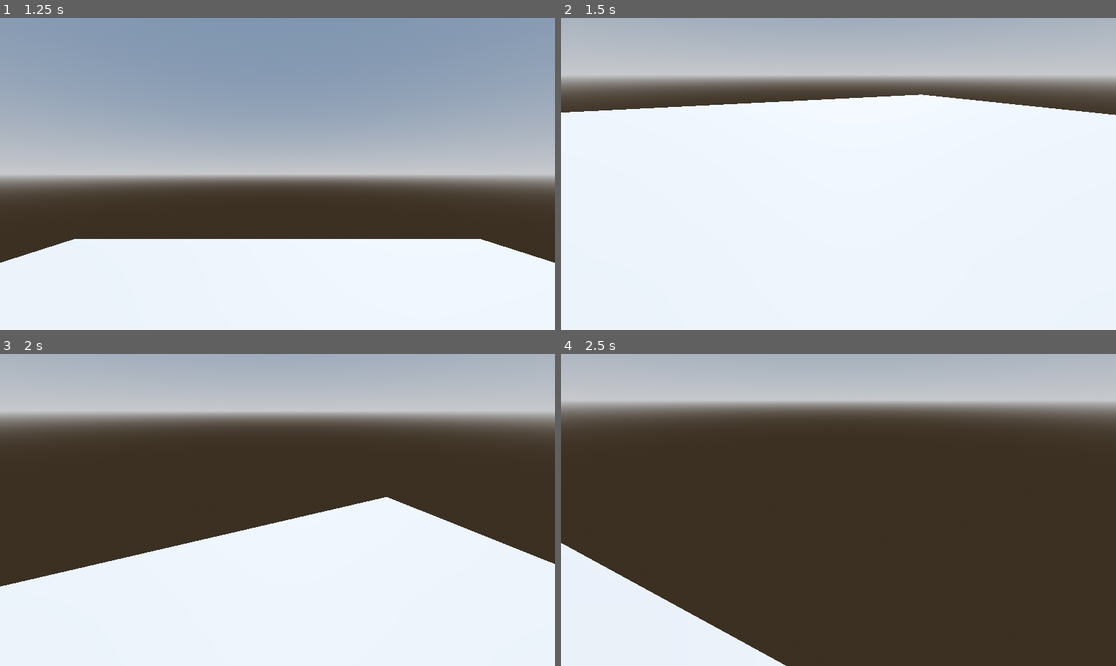
Above: before the commit, frames 1-4 (two rows, left to right).
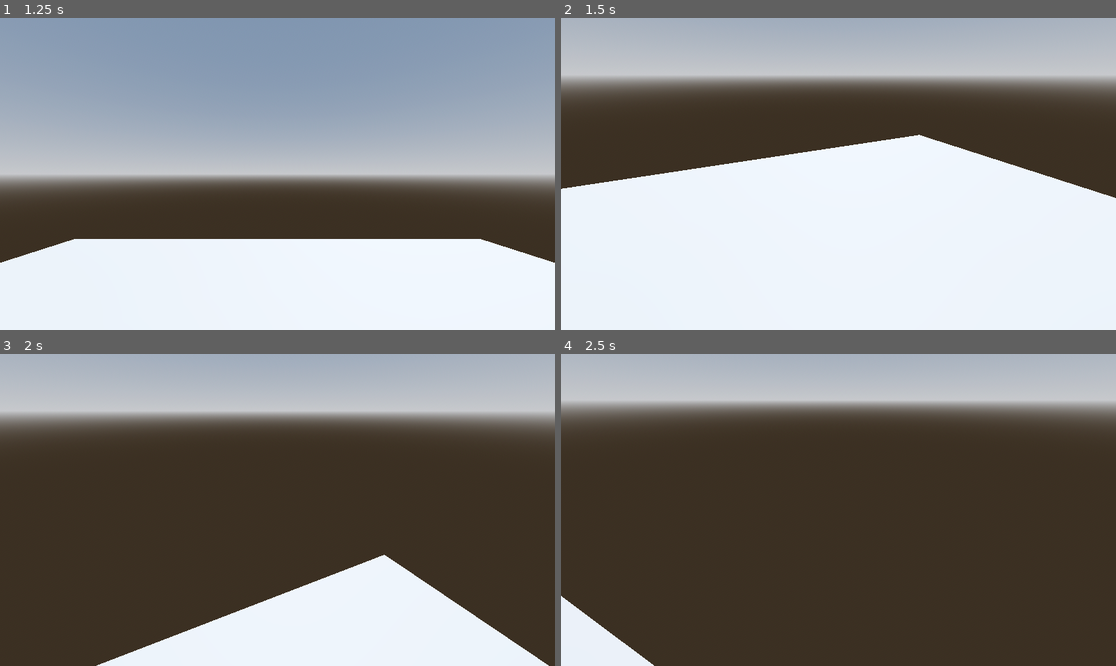
Above: after the commit, the same moments.

Repository: theTyrantPenguinKing/DaemonRealm
Game: Godot game, scene res://main/main.tscn
The game is run twice, just before and just after one commit, with the same random seed, the same clock (stepped at 60 frames per second) and the same inputs.
Inputs (mouse positions are in pixels of both pictures, inside the frame that each line leads up to):
- Up to frame 1 (1.25 s): click "NewGame" at 0.5 s
- Up to frame 2 (1.5 s): tap Enter at 1.25 s; move the mouse to (866, 174) at 1.27 s; hold W (move_forward) from 1.28 s (still down); hold C (crouch) from 1.28 s (still down)
- Up to frame 3 (2 s): keep holding W (move_forward); keep holding C (crouch); tap Shift (jump) at 1.52, 1.82 s; tap Space (sprint) at 1.55 s
- Up to frame 4 (2.5 s): keep holding W (move_forward); move the mouse to (810, 510) at 2.02 s; release C (crouch) at 2.03 s; tap Space (sprint) at 2.1 s; tap Shift (jump) at 2.27, 2.3 s

Frame 1 is identical in both runs. In frame 2, 19% of the frame differs, in the area x 0-100%, y 24-58%; in frame 3, 26%, in the area x 0-100%, y 45-100%; in frame 4, 6.1%.
Error after the commit: Cannot call method 'play' on a null value. (res://characters/player/scripts/player_crouched.gd:5)

Commit message:
[Refactor] Rewrited the finite state machines, now its cleaner than before and only has the responsability of changing the state of the machine

Diff:
--- a/autoloads/signal_bus.gd
+++ b/autoloads/signal_bus.gd
@@ -14,5 +14,4 @@
 		new_state_name : String)
 signal player_crouch_state_changed(source_state : CrouchFSM,\
 		new_state_name : String)
-signal player_input_dir_changed(input_dir : Vector2, speed : float)
-signal player_jumped(speed : float)
+signal player_input_dir_changed(input_dir : Vector2)
--- a/characters/player/player_controller.tscn
+++ b/characters/player/player_controller.tscn
@@ -3,15 +3,15 @@
 [ext_resource type="Script" path="res://characters/player/scripts/player_controller.gd" id="1_42pmi"]
 [ext_resource type="Resource" uid="uid://bjomtgas5mvr5" path="res://characters/player/resources/player.tres" id="2_g35bi"]
 [ext_resource type="Script" path="res://characters/player/scripts/movement_fsm.gd" id="2_ghafq"]
-[ext_resource type="Script" path="res://characters/player/scripts/idle.gd" id="3_n28nb"]
-[ext_resource type="Script" path="res://characters/player/scripts/walking.gd" id="4_ano2a"]
-[ext_resource type="Script" path="res://characters/player/scripts/sprinting.gd" id="5_h5f7m"]
+[ext_resource type="Script" path="res://characters/player/scripts/player_idle.gd" id="3_n28nb"]
+[ext_resource type="Script" path="res://characters/player/scripts/player_walking.gd" id="4_ano2a"]
+[ext_resource type="Script" path="res://characters/player/scripts/player_sprinting.gd" id="5_h5f7m"]
 [ext_resource type="Script" path="res://characters/player/scripts/jump_fsm.gd" id="6_7pu0j"]
-[ext_resource type="Script" path="res://characters/player/scripts/not_jumping.gd" id="7_fdteq"]
-[ext_resource type="Script" path="res://characters/player/scripts/jumping.gd" id="8_fniqy"]
+[ext_resource type="Script" path="res://characters/player/scripts/player_not_jumping.gd" id="7_fdteq"]
+[ext_resource type="Script" path="res://characters/player/scripts/player_jumping.gd" id="8_fniqy"]
 [ext_resource type="Script" path="res://characters/player/scripts/crouch_fsm.gd" id="10_a2fxy"]
-[ext_resource type="Script" path="res://characters/player/scripts/uncrouched.gd" id="11_162c8"]
-[ext_resource type="Script" path="res://characters/player/scripts/crouched.gd" id="12_ph3rd"]
+[ext_resource type="Script" path="res://characters/player/scripts/player_uncrouched.gd" id="11_162c8"]
+[ext_resource type="Script" path="res://characters/player/scripts/player_crouched.gd" id="12_ph3rd"]
 
 [sub_resource type="CapsuleShape3D" id="CapsuleShape3D_ccp0t"]
 radius = 0.15
@@ -301,7 +301,6 @@
 [node name="Camera3D" type="Camera3D" parent="CameraController/HeadBobbing"]
 
 [node name="AnimationPlayer" type="AnimationPlayer" parent="."]
-unique_name_in_owner = true
 libraries = {
 "": SubResource("AnimationLibrary_p6ddx")
 }
--- a/characters/player/scripts/crouch_fsm.gd
+++ b/characters/player/scripts/crouch_fsm.gd
@@ -3,11 +3,12 @@
 
 @export var initial_state : CrouchFSM
 @onready var actor : CharacterBody3D = self.owner
+@onready var animation_player : AnimationPlayer = $"../AnimationPlayer"
 
 var current_state : CrouchFSM
 var states : Dictionary = {}
 var mutex : Mutex = Mutex.new()
-@onready var animation_player = %AnimationPlayer
+var key : String = ""
 
 func _ready() -> void:
 	SignalBus.player_crouch_state_changed.connect(change_state)
@@ -26,6 +27,9 @@
 		current_state.update()
 		mutex.unlock()
 
+func get_current_state_name() -> String:
+	return key
+
 func enter() -> void:
 	pass
 
@@ -36,7 +40,7 @@
 	pass
 
 func change_state(source_state : CrouchFSM, new_state_name : String) -> void:
-	var key : String = new_state_name.to_lower()
+	key = new_state_name.to_lower()
 
 	if not source_state or not key or key == "":
 		return
--- a/characters/player/scripts/idle.gd
+++ /dev/null
@@ -1,18 +0,0 @@
-extends MovementFSM
-class_name Idle
-
-func enter() -> void:
-	pass
-
-func exit() -> void:
-	pass
-
-func update() -> void:
-	var input_dir : Vector2 = Global.get_input_dir()
-
-	if input_dir != Vector2.ZERO:
-		SignalBus.player_movement_state_changed.emit(self, "walking")
-		SignalBus.player_input_dir_changed.emit(input_dir,\
-				actor.player_data.walking_speed)
-	else:
-		SignalBus.player_input_dir_changed.emit(input_dir, 0.0)
--- a/characters/player/scripts/jump_fsm.gd
+++ b/characters/player/scripts/jump_fsm.gd
@@ -8,6 +8,7 @@
 var current_state : JumpFSM
 var states : Dictionary = {}
 var mutex : Mutex = Mutex.new()
+var key : String = ""
 
 func _ready() -> void:
 	SignalBus.player_jump_state_changed.connect(change_state)
@@ -36,7 +37,7 @@
 	pass
 
 func change_state(source_state : JumpFSM, new_state_name : String) -> void:
-	var key : String = new_state_name.to_lower()
+	key = new_state_name.to_lower()
 
 	if not source_state or not key or key == "":
 		return
--- a/characters/player/scripts/movement_fsm.gd
+++ b/characters/player/scripts/movement_fsm.gd
@@ -2,11 +2,13 @@
 class_name MovementFSM
 
 @export var initial_state : MovementFSM
+
 @onready var actor : CharacterBody3D = self.owner
 
 var current_state : MovementFSM = null
 var states : Dictionary = {}
 var mutex : Mutex = Mutex.new()
+var key : String = ""
 
 func _ready() -> void:
 	SignalBus.player_movement_state_changed.connect(change_state)
@@ -16,6 +18,7 @@
 
 	if initial_state:
 		current_state = initial_state
+		key = current_state.name.to_lower()
 		current_state.enter()
 
 func _process(delta: float) -> void:
@@ -23,6 +26,9 @@
 		mutex.lock()
 		current_state.update()
 		mutex.unlock()
+
+func get_current_state_name() -> String:
+	return key
 
 func enter() -> void:
 	pass
@@ -35,7 +41,7 @@
 
 func change_state(source_state : MovementFSM,\
 		new_state_name : String) -> void:
-	var key : String = new_state_name.to_lower()
+	key = new_state_name.to_lower()
 
 	# invalid source_state or key
 	if not source_state or not key or key == "":
--- a/characters/player/scripts/player_controller.gd
+++ b/characters/player/scripts/player_controller.gd
@@ -15,13 +15,17 @@
 @export_range(45.0, 90.0, 0.1, "radians_as_degrees") \
 		var upper_vertical_angle : float = deg_to_rad(75.0)
 
+@onready var movement_fsm : MovementFSM = $MovementFSM
+@onready var jump_fsm : JumpFSM = $JumpFSM
+@onready var crouch_fsm : CrouchFSM = $CrouchFSM
+
+var input_dir : Vector2
 var direction : Vector3
 var speed : float
 var interpolation_amount : float = 1 / 8.0
 
 func _ready() -> void:
-	SignalBus.player_input_dir_changed.connect(update_direction)
-	SignalBus.player_jumped.connect(jump_update)
+	pass
 
 func _unhandled_input(event: InputEvent) -> void:
 	if event is InputEventMouseMotion:
@@ -40,18 +44,23 @@
 	if not is_on_floor():
 		velocity += get_gravity() * delta
 
+	update_direction()
 	update_velocity()
+
 	move_and_slide()
 
-func update_direction(input_dir : Vector2, new_speed : float) -> void:
+func update_direction() -> void:
 	direction = global_transform.basis * Vector3(input_dir.x, 0.0, input_dir.y)
-	speed = new_speed
-
-func jump_update(jump_speed : float) -> void:
-	velocity.y = jump_speed
 
 func update_velocity() -> void:
-	velocity.x = lerp(velocity.x, direction.x * speed,\
-			interpolation_amount)
-	velocity.z = lerp(velocity.z, direction.z * speed,\
-			interpolation_amount)
+	var state_name : String = movement_fsm.get_current_state_name().to_lower()
+	match state_name:
+		"idle":
+			speed = 0.0
+		"walking":
+			speed = player_data.walking_speed
+		"sprinting":
+			speed = player_data.sprinting_speed
+
+	velocity.x = direction.x * speed
+	velocity.z = direction.z * speed
--- a/characters/player/scripts/crouched.gd
+++ b/characters/player/scripts/player_crouched.gd
@@ -2,11 +2,9 @@
 class_name Crouched
 
 func enter() -> void:
-	#if animation_player:
 	animation_player.play("crouch", -1.0, actor.player_data.crouching_speed)
 
 func exit() -> void:
-	#if animation_player:
 	animation_player.play("crouch", -1.0, -actor.player_data.crouching_speed,\
 			true)
 
--- /dev/null
+++ b/characters/player/scripts/player_idle.gd
@@ -0,0 +1,14 @@
+extends MovementFSM
+class_name Idle
+
+func enter() -> void:
+	pass
+
+func exit() -> void:
+	pass
+
+func update() -> void:
+	actor.input_dir = Global.get_input_dir()
+
+	if actor.input_dir != Vector2.ZERO:
+		SignalBus.player_movement_state_changed.emit(self, "walking")
--- a/characters/player/scripts/not_jumping.gd
+++ b/characters/player/scripts/player_not_jumping.gd
@@ -9,5 +9,5 @@
 
 func update() -> void:
 	if actor.is_on_floor() and Input.is_action_pressed("jump"):
-		SignalBus.player_jumped.emit(actor.player_data.jumping_speed)
+		actor.velocity.y = actor.player_data.jumping_speed
 		SignalBus.player_jump_state_changed.emit(self, "jumping")
--- /dev/null
+++ b/characters/player/scripts/player_sprinting.gd
@@ -0,0 +1,17 @@
+extends MovementFSM
+class_name Sprinting
+
+func enter() -> void:
+	pass
+
+func exit() -> void:
+	pass
+
+func update() -> void:
+	actor.input_dir = Global.get_input_dir()
+
+	if actor.input_dir != Vector2.ZERO:
+		if Input.is_action_just_released("sprint"):
+			SignalBus.player_movement_state_changed.emit(self, "walking")
+	else:
+		SignalBus.player_movement_state_changed.emit(self, "idle")
--- /dev/null
+++ b/characters/player/scripts/player_walking.gd
@@ -0,0 +1,17 @@
+extends MovementFSM
+class_name Walking
+
+func enter() -> void:
+	pass
+
+func exit() -> void:
+	pass
+
+func update() -> void:
+	actor.input_dir = Global.get_input_dir()
+
+	if actor.input_dir != Vector2.ZERO:
+		if Input.is_action_pressed("sprint"):
+			SignalBus.player_movement_state_changed.emit(self, "sprinting")
+	else:
+		SignalBus.player_movement_state_changed.emit(self, "idle")
--- a/characters/player/scripts/sprinting.gd
+++ /dev/null
@@ -1,23 +0,0 @@
-extends MovementFSM
-class_name Sprinting
-
-func enter() -> void:
-	pass
-
-func exit() -> void:
-	pass
-
-func update() -> void:
-	var input_dir : Vector2 = Global.get_input_dir()
-
-	if input_dir != Vector2.ZERO:
-		if Input.is_action_just_released("sprint"):
-			SignalBus.player_movement_state_changed.emit(self, "walking")
-			SignalBus.player_input_dir_changed.emit(input_dir,\
-					actor.player_data.walking_speed)
-			return
-		SignalBus.player_input_dir_changed.emit(input_dir,\
-				actor.player_data.sprinting_speed)
-	else:
-		SignalBus.player_movement_state_changed.emit(self, "idle")
-		SignalBus.player_input_dir_changed.emit(input_dir, 0.0)
--- a/characters/player/scripts/walking.gd
+++ /dev/null
@@ -1,23 +0,0 @@
-extends MovementFSM
-class_name Walking
-
-func enter() -> void:
-	pass
-
-func exit() -> void:
-	pass
-
-func update() -> void:
-	var input_dir : Vector2 = Global.get_input_dir()
-
-	if input_dir != Vector2.ZERO:
-		if Input.is_action_pressed("sprint"):
-			SignalBus.player_movement_state_changed.emit(self, "sprinting")
-			SignalBus.player_input_dir_changed.emit(input_dir,\
-					actor.player_data.sprinting_speed)
-			return
-		SignalBus.player_input_dir_changed.emit(input_dir,\
-				actor.player_data.walking_speed)
-	else:
-		SignalBus.player_movement_state_changed.emit(self, "idle")
-		SignalBus.player_input_dir_changed.emit(input_dir, 0.0)
--- a/levels/map_1.tscn
+++ b/levels/map_1.tscn
@@ -1,6 +1,7 @@
-[gd_scene load_steps=7 format=3 uid="uid://byrdrb80bs1bh"]
+[gd_scene load_steps=9 format=3 uid="uid://byrdrb80bs1bh"]
 
 [ext_resource type="PackedScene" uid="uid://ckltky65sd3jn" path="res://characters/player/player_controller.tscn" id="1_4gmbn"]
+[ext_resource type="Script" path="res://characters/player/scripts/player_resource.gd" id="2_s417k"]
 
 [sub_resource type="ProceduralSkyMaterial" id="ProceduralSkyMaterial_oo7t6"]
 sky_horizon_color = Color(0.64625, 0.65575, 0.67075, 1)
@@ -20,6 +21,14 @@
 
 [sub_resource type="BoxMesh" id="BoxMesh_7nv57"]
 size = Vector3(10, 0.1, 10)
+
+[sub_resource type="Resource" id="Resource_im053"]
+resource_local_to_scene = true
+script = ExtResource("2_s417k")
+walking_speed = 4.0
+sprinting_speed = 8.0
+jumping_speed = 5.0
+crouching_speed = 5.0
 
 [node name="Map1" type="Node3D"]
 process_mode = 1
@@ -42,3 +51,4 @@
 mesh = SubResource("BoxMesh_7nv57")
 
 [node name="PlayerController" parent="." instance=ExtResource("1_4gmbn")]
+player_data = SubResource("Resource_im053")
Renamed: characters/player/scripts/jumping.gd -> characters/player/scripts/player_jumping.gd
Renamed: characters/player/scripts/uncrouched.gd -> characters/player/scripts/player_uncrouched.gd
